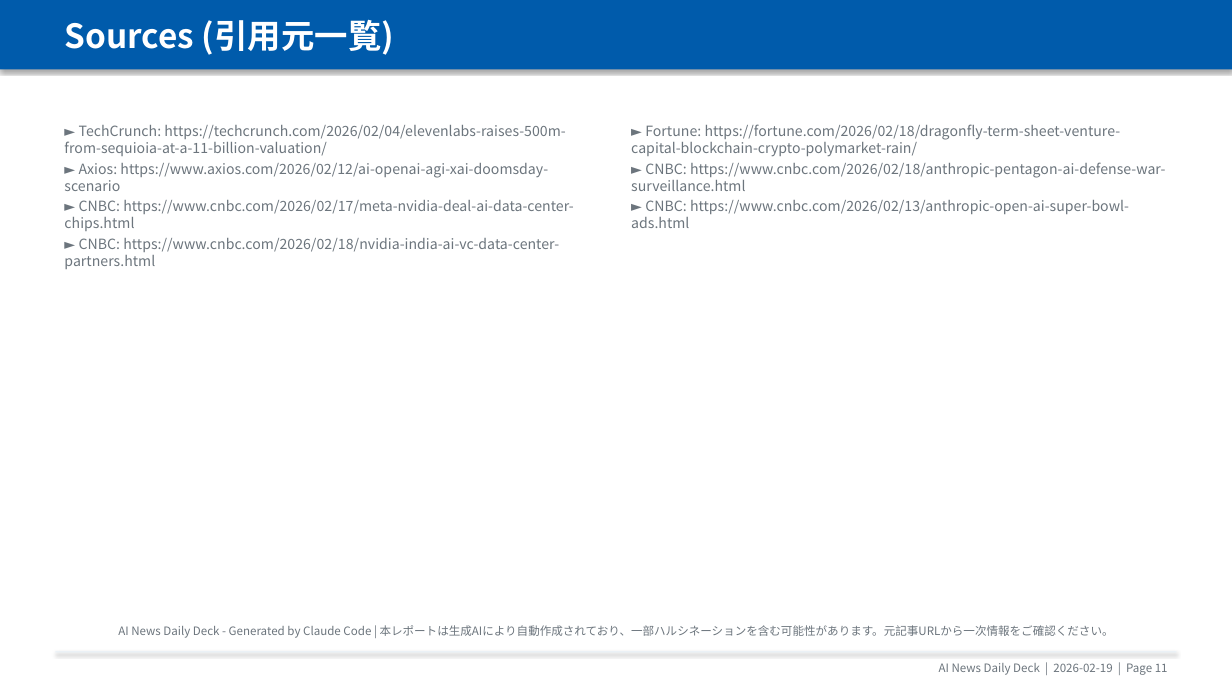
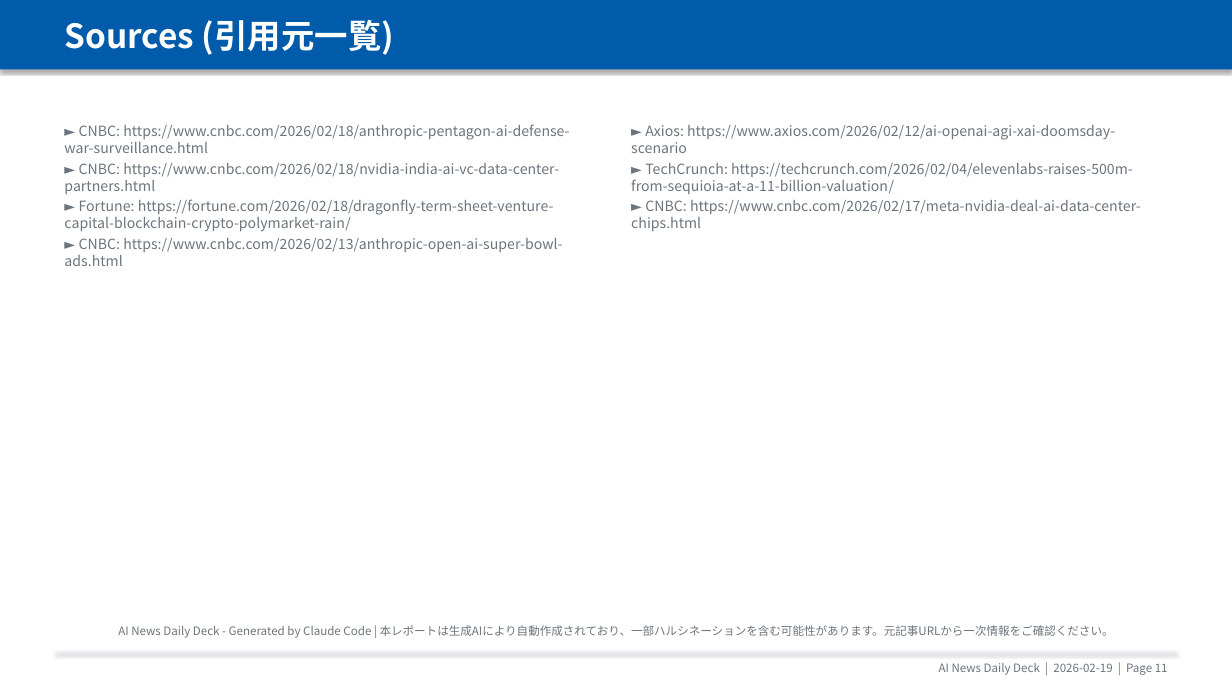
Before and after one commit to chel2311/ai-news-deck-reports, a slide deck: slide 12 of 2026-02-19/report_2026-02-19.pptx. Drawn at 1232x693 pixels with LibreOffice and Linux fonts; fonts in the diff are those of the drawing. Boxes give left, top, right and bottom in pixels: in the first picture for what was removed or moved away, otherwise in the second. Text is boxed around its words. In the diff, an @@ line names an element or a change of style, - is before the commit and + after.

```diff
--- a/2026-02-19/report_2026-02-19.pptx
+++ b/2026-02-19/report_2026-02-19.pptx
@@ text at box(64, 124, 569, 153): text changed @@
-► TechCrunch: https://techcrunch.com/2026/02/04/elevenlabs-raises-500m-from-sequioia-at-a-11-billion-valuation/
-► Axios: https://www.axios.com/2026/02/12/ai-openai-agi-xai-doomsday-scenario
-► CNBC: https://www.cnbc.com/2026/02/17/meta-nvidia-deal-ai-data-center-chips.html
+► CNBC: https://www.cnbc.com/2026/02/18/anthropic-pentagon-ai-defense-war-surveillance.html
@@ text at box(631, 125, 1141, 231): text changed @@
-► Fortune: https://fortune.com/2026/02/18/dragonfly-term-sheet-venture-capital-blockchain-crypto-polymarket-rain/
-► CNBC: https://www.cnbc.com/2026/02/18/anthropic-pentagon-ai-defense-war-surveillance.html
-► CNBC: https://www.cnbc.com/2026/02/13/anthropic-open-ai-super-bowl-ads.html
+► Axios: https://www.axios.com/2026/02/12/ai-openai-agi-xai-doomsday-scenario
+► TechCrunch: https://techcrunch.com/2026/02/04/elevenlabs-raises-500m-from-sequioia-at-a-11-billion-valuation/
+► CNBC: https://www.cnbc.com/2026/02/17/meta-nvidia-deal-ai-data-center-chips.html
@@ text at box(64, 199, 562, 266): paragraphs added @@
+► Fortune: https://fortune.com/2026/02/18/dragonfly-term-sheet-venture-capital-blockchain-crypto-polymarket-rain/
+► CNBC: https://www.cnbc.com/2026/02/13/anthropic-open-ai-super-bowl-ads.html
```
Also in this commit, not shown: 5 other slides changed, 3 other files.
